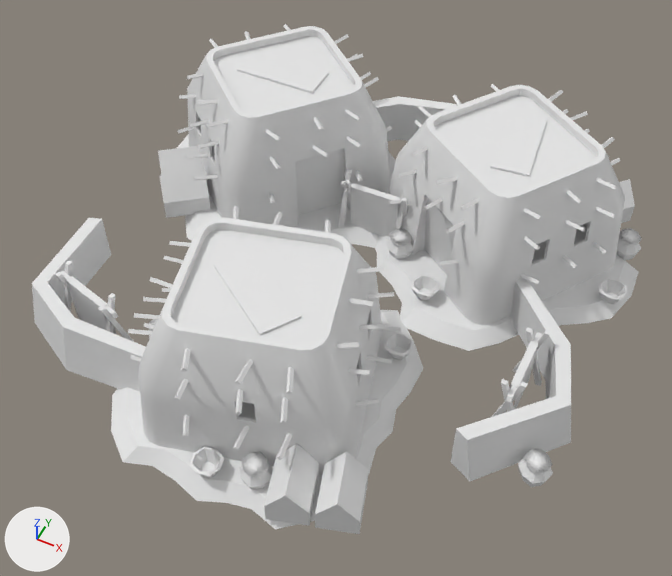
What one commit did to the COLLADA model art/meshes/structural/soninke/gao.dae.
One viewpoint serves both versions: a camera (50 mm lens) standing at (12.6, -27.2, 32.0) and looking at (0.2, -2.3, 0.9). Every picture has the same lights, and +X, +Y and +Z are marked at lower left. The picture after the commit comes second.

In view in the first picture: 'gao'.
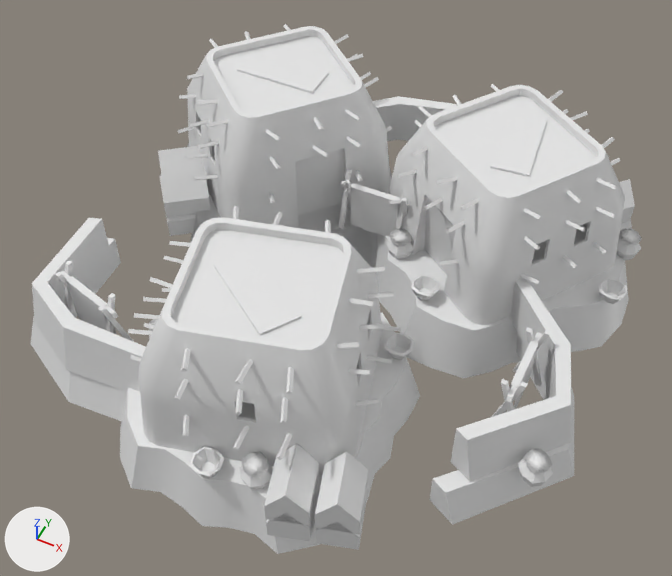
Patch to the scene script:
```diff
--- a/art/meshes/structural/soninke/gao.dae.py
+++ b/art/meshes/structural/soninke/gao.dae.py
@@ me_cubo_27330 @@
 # used by ob_gao; location = (0.0, 0.0, 0.0)
-me_cubo_27330.from_pydata(...)  # 2575 vertices, 4026 faces; spans x -12.6..12.1, y -13.6..11.4, z -0.3..6.3
+me_cubo_27330.from_pydata(...)  # 2679 vertices, 4188 faces; spans x -12.6..12.5, y -13.6..11.4, z -2.4..6.3
+# me_cubo_27330 part 1: the loose piece of 16 vertices spanning x -11.7..-4.0, y -10.9..-4.5, z -0.1..2.3 is copied, and the copy is scaled about its middle by (1.23, 1.23, 0.714), then moved by (0.1, 0.2, -2.1); it spans x -12.5..-2.9, y -11.4..-3.5, z -1.8..-0.1
+# me_cubo_27330 part 2: the loose piece of 16 vertices spanning x 7.2..11.9, y -8.3..1.3, z -0.1..2.3 is copied, and the copy is scaled about its middle by (1.23, 1.23, 0.714), then moved by (0.0, 0.0, -2.1); it spans x 6.7..12.5, y -9.4..2.4, z -1.8..-0.1
+# me_cubo_27330 part 3: the loose piece of 12 vertices spanning x -10.7..-8.0, y -1.2..1.4, z 0.0..2.0 is copied, and the copy is moved by (0.0, 0.0, -1.3); it spans x -10.7..-8.0, y -1.2..1.4, z -1.2..0.8
+# me_cubo_27330 part 4: the loose piece of 12 vertices spanning x 2.0..4.3, y -13.3..-10.7, z 0.0..2.0 is copied, and the copy is moved by (0.0, 0.0, -1.3); it spans x 2.0..4.3, y -13.3..-10.7, z -1.2..0.8
+# me_cubo_27330 part 5: the loose piece of 12 vertices spanning x 3.8..6.1, y -12.7..-10.1, z 0.0..2.0 is copied, and the copy is moved by (0.0, 0.0, -1.3); it spans x 3.8..6.1, y -12.7..-10.1, z -1.2..0.8
+# me_cubo_27330 part 6: the loose piece of 12 vertices spanning x 8.0..10.7, y 7.1..9.9, z 0.0..2.0 is copied, and the copy is scaled about its middle by 1.12, then moved by (0.0, 0.0, -1.4); it spans x 7.9..10.9, y 6.9..10.0, z -1.5..0.8
+# me_cubo_27330 part 7
+# 96 vertices in x -12.6..12.1, y -13.6..11.4, z -0.3 move by (0.0, 0.0, -2.1)
+# other edits to the shape of me_cubo_27330 do not show in these pictures
 me_cubo_27330.materials.append(mat_a_exturas_soninké)
```

Pixel boxes [x1, y1, x2, y2] of what changed, in the pictures (672 x 576 px; the box of a moved part takes in the faces that stretch with it):
'gao', reshaped: before [32, 24, 642, 534]; after [31, 24, 642, 554]
part 1 of me_cubo_27330, added: after [31, 238, 127, 421]
part 2 of me_cubo_27330, added: after [430, 333, 574, 525]
part 3 of me_cubo_27330, added: after [167, 214, 196, 236]
part 4 of me_cubo_27330, added: after [266, 504, 315, 541]
part 5 of me_cubo_27330, added: after [315, 486, 368, 550]
part 6 of me_cubo_27330, added (mostly hidden): after [620, 219, 632, 231]
part 7 of me_cubo_27330, moved or reshaped: before [111, 135, 639, 529]; after [120, 145, 629, 554]
